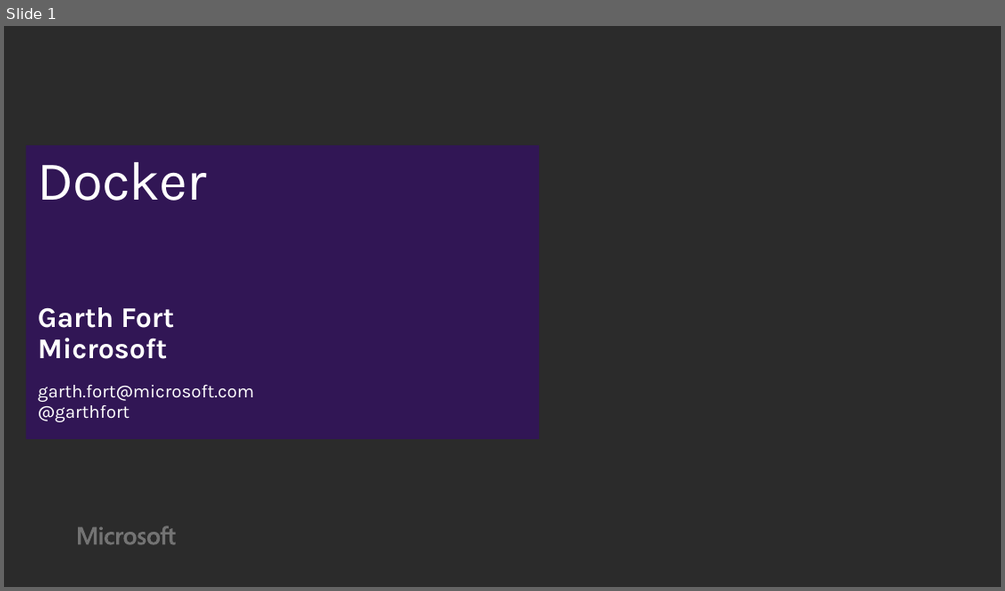
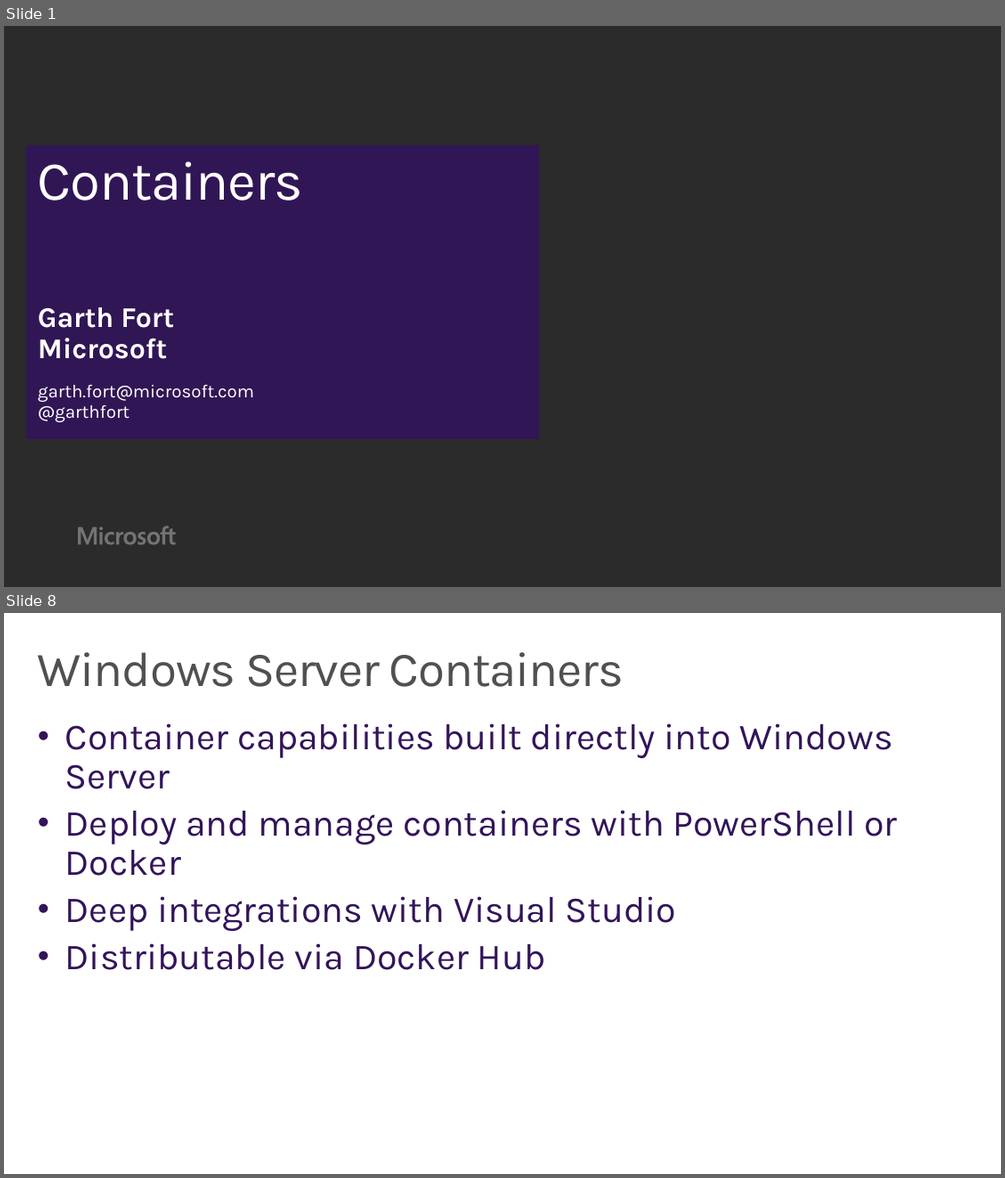
Before and after one commit to wely/DevCamp, a slide deck: Presentation/Module07-Docker.pptx. Shown one above the other, each under a label of ours: slide 1 before the commit, slides 1 and 8 after it; the slides between them are not shown. The pictures are 1005x591 and 1005x1178 pixels, drawn with LibreOffice and Linux fonts; fonts in the diff are those of the drawing; background and template pictures are left out; a plain dark background stands for a picture behind light text. Boxes give left, top, right and bottom in pixels: in the first picture for what was removed or moved away, otherwise in the second. Text is boxed around its words. In the diff, an @@ line names an element or a change of style, - is before the commit and + after.

```diff
--- a/Presentation/Module07-Docker.pptx
+++ b/Presentation/Module07-Docker.pptx
@@ slide 8 added at [4, 613, 1001, 1174], background #FFFFFF @@
@@ title added at [38, 652, 623, 687], 48 pt, text #505050 @@
+Windows Server Containers
@@ text added at [65, 723, 897, 970], 36 pt, text #32145A @@
+• Container capabilities built directly into Windows Server
+• Deploy and manage containers with PowerShell or Docker
+• Deep integrations with Visual Studio
+• Distributable via Docker Hub
@@ slide 1 changed as well @@
@@ title at [38, 161, 303, 200]: text changed @@
-Docker
+Containers
```
Also in this commit, not shown: 27 other slides added, 1 slide removed.
